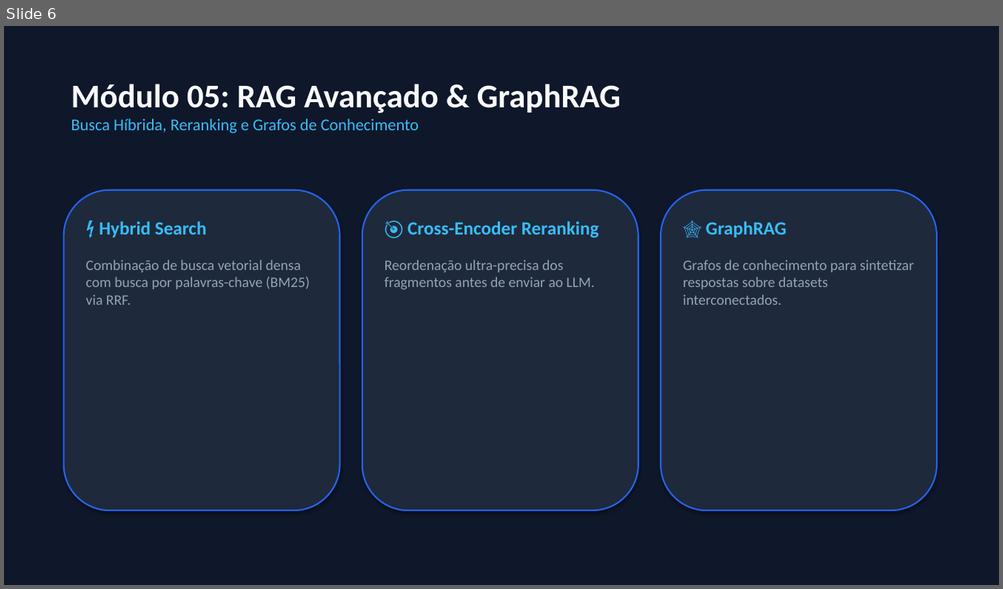
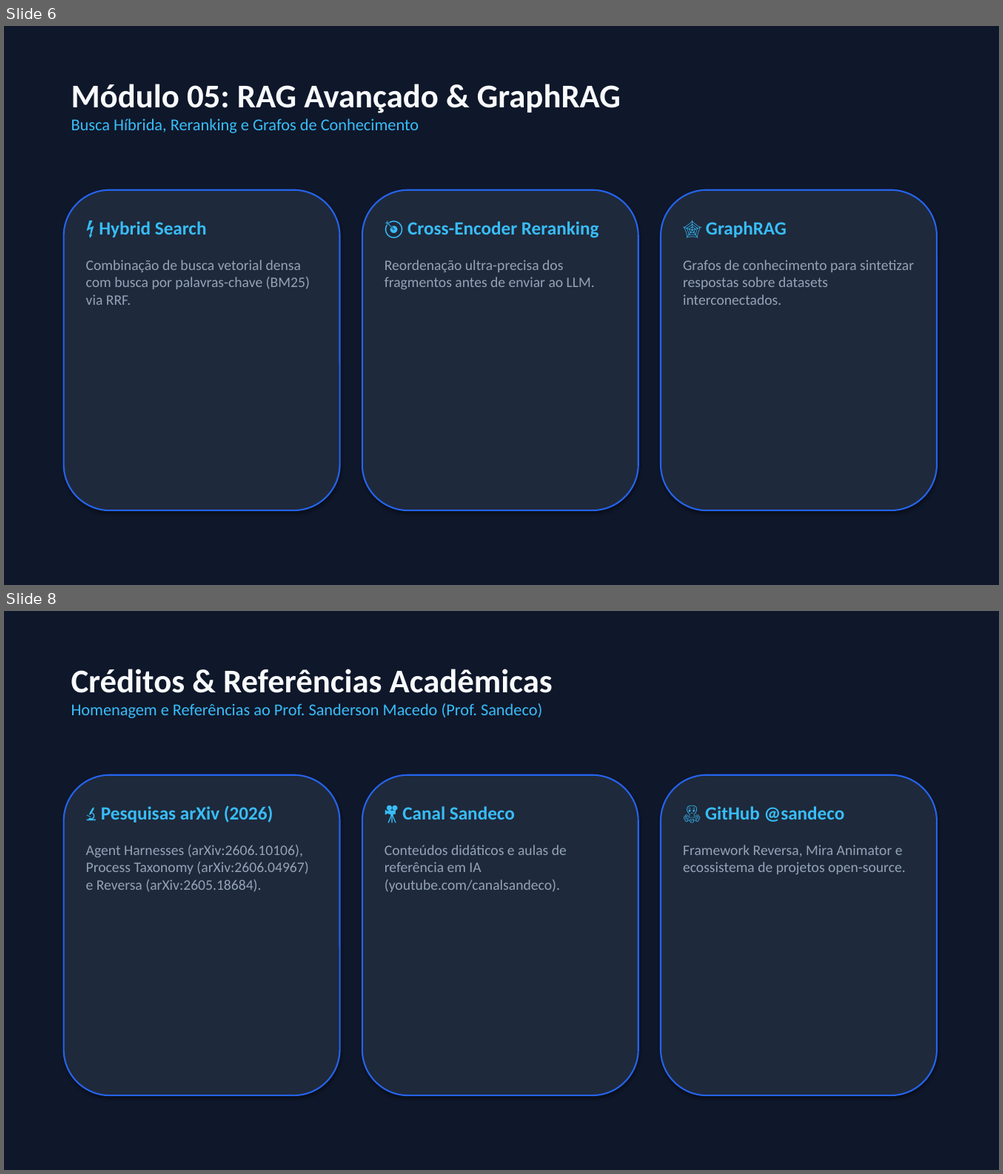
Before and after one commit to EmmanuelNunes/SECOMP---IA, a slide deck: slides/apresentacao.pptx. Shown one above the other, each under a label of ours: slide 6 before the commit, slides 6 and 8 after it; the slides between them are not shown. The pictures are 1003x589 and 1003x1174 pixels, drawn with LibreOffice and Linux fonts; fonts in the diff are those of the drawing. Boxes give left, top, right and bottom in pixels: in the first picture for what was removed or moved away, otherwise in the second. Text is boxed around its words. In the diff, an @@ line names an element or a change of style, - is before the commit and + after.

Commit message:
docs & refs: adiciona creditos e referencias academicas do Prof. Sanderson Macedo (arXiv/ResearchGate/GitHub)

```diff
--- a/slides/apresentacao.pptx
+++ b/slides/apresentacao.pptx
@@ slide 8 added at <box>4,611,999,1170</box>, background #FFFFFF @@
@@ rectangle added at <box>4,611,999,1170</box>, fill #0F172A, outline #0F172A 0.75 pt @@
@@ text added at <box>71,669,552,718</box>, 16 pt, text #38BDF8 @@
+Créditos & Referências Acadêmicas
+Homenagem e Referências ao Prof. Sanderson Macedo (Prof. Sandeco)
@@ rounded rectangle added at <box>64,775,340,1096</box>, fill #1E293B, outline #2563EB 1.5 pt @@
@@ rounded rectangle added at <box>362,775,638,1096</box>, fill #1E293B, outline #2563EB 1.5 pt @@
@@ rounded rectangle added at <box>660,775,936,1096</box>, fill #1E293B, outline #2563EB 1.5 pt @@
@@ text added at <box>86,806,308,892</box>, 14 pt, text #94A3B8 @@
+🔬 Pesquisas arXiv (2026)
+Agent Harnesses (arXiv:2606.10106), Process Taxonomy (arXiv:2606.04967) e Reversa (arXiv:2605.18684).
@@ text added at <box>384,806,566,892</box>, 14 pt, text #94A3B8 @@
+🎥 Canal Sandeco
+Conteúdos didáticos e aulas de referência em IA (youtube.com/canalsandeco).
@@ text added at <box>683,806,905,874</box>, 14 pt, text #94A3B8 @@
+🐙 GitHub @sandeco
+Framework Reversa, Mira Animator e ecossistema de projetos open-source.
```
Also in this commit, not shown: 3 slides changed, 1 slide removed, 6 other files.
